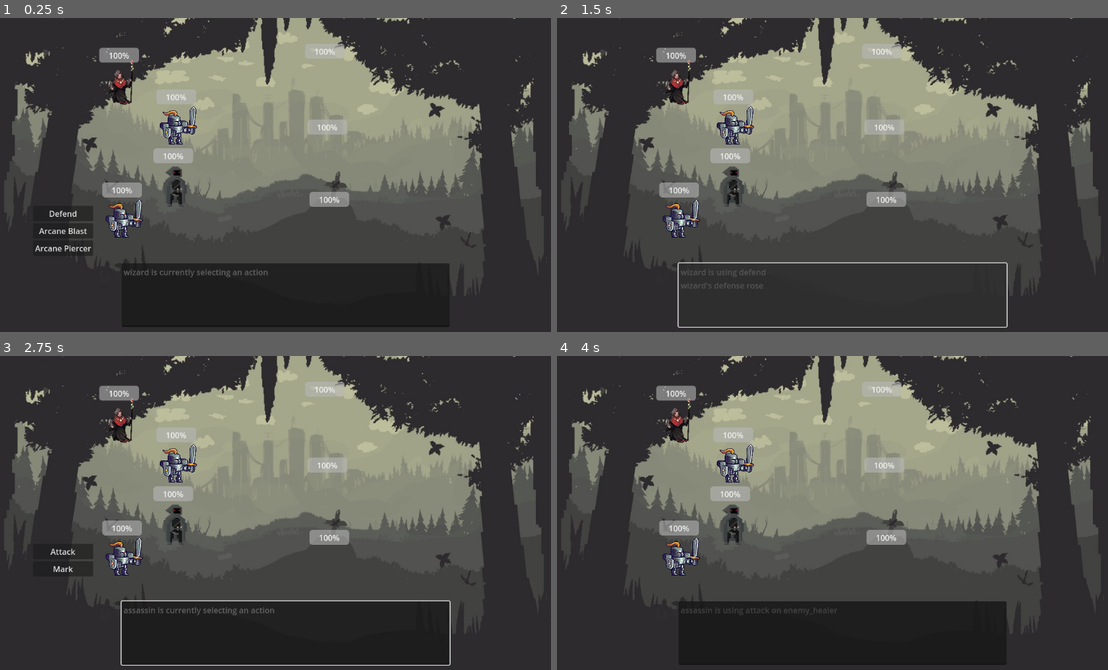
Above: before the commit, frames 1-4 (two rows, left to right).
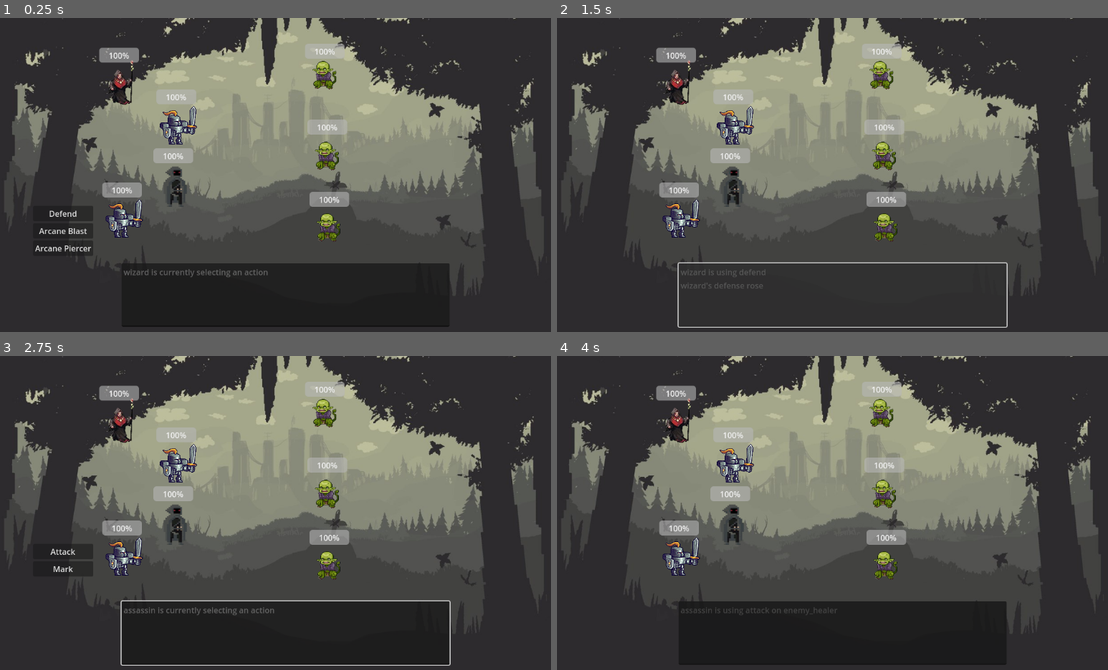
Above: after the commit, the same moments.

Repository: is-this-right/iscs-gdev-Lab4-jrpg
Game: Godot game, scene res://main_game.tscn
Two runs of this game, one before a commit and one after it. Both use one fixed random seed, a clock stepped at 60 frames per second and the inputs below.
Inputs (mouse positions are in pixels of both pictures, inside the frame that each line leads up to):
- Up to frame 1 (0.25 s): no input
- Up to frame 2 (1.5 s): click "Defend" at 0.5 s; click (843, 294) at 1.25 s
- Up to frame 3 (2.75 s): click (286, 632) at 2 s
- Up to frame 4 (4 s): click "Attack" at 2.75 s; click (882, 412) at 3.5 s

The runs differ from the first frame. In frame 1, 0.8% of the frame differs, in the area x 56-62%, y 13-72%; in frame 2, 0.8%; in frame 3, 0.8%; in frame 4, 0.8%.

Commit message:
Added goblin sprites

Diff:
--- a/main_game.tscn
+++ b/main_game.tscn
@@ -8,6 +8,7 @@
 [ext_resource type="Texture2D" uid="uid://byyno3o3k8fg6" path="res://assets/wizard.png" id="5_t3epk"]
 [ext_resource type="Texture2D" uid="uid://o7lr3ig0g60x" path="res://assets/tank.png" id="6_qgulu"]
 [ext_resource type="Texture2D" uid="uid://1gpmvggkyuxg" path="res://assets/assassin.png" id="7_olrc5"]
+[ext_resource type="Texture2D" uid="uid://cg8npq6gmjl1u" path="res://assets/goblin.png" id="9_ec8bk"]
 
 [node name="main_game" type="Node2D"]
 script = ExtResource("1_4iuvp")
@@ -160,7 +161,17 @@
 [node name="Button" type="Button" parent="character/EnemyGroup/enemy_healer/Container"]
 layout_mode = 2
 
+[node name="Sprite2D" type="Sprite2D" parent="character/EnemyGroup/enemy_healer"]
+position = Vector2(658, 115)
+scale = Vector2(0.2, 0.2)
+texture = ExtResource("9_ec8bk")
+
 [node name="enemy_fighter" type="Node2D" parent="character/EnemyGroup"]
+
+[node name="Sprite2D" type="Sprite2D" parent="character/EnemyGroup/enemy_fighter"]
+position = Vector2(663, 278)
+scale = Vector2(0.2, 0.2)
+texture = ExtResource("9_ec8bk")
 
 [node name="healthbar" type="ProgressBar" parent="character/EnemyGroup/enemy_fighter"]
 offset_left = 627.0
@@ -180,6 +191,11 @@
 
 [node name="enemy_wizard" type="Node2D" parent="character/EnemyGroup"]
 
+[node name="Sprite2D" type="Sprite2D" parent="character/EnemyGroup/enemy_wizard"]
+position = Vector2(666, 422)
+scale = Vector2(0.2, 0.2)
+texture = ExtResource("9_ec8bk")
+
 [node name="healthbar" type="ProgressBar" parent="character/EnemyGroup/enemy_wizard"]
 offset_left = 623.0
 offset_top = 205.0
Binary file changed: assets/goblin.png
Not shown: 1 places in main_game.tscn that only renumber resources
